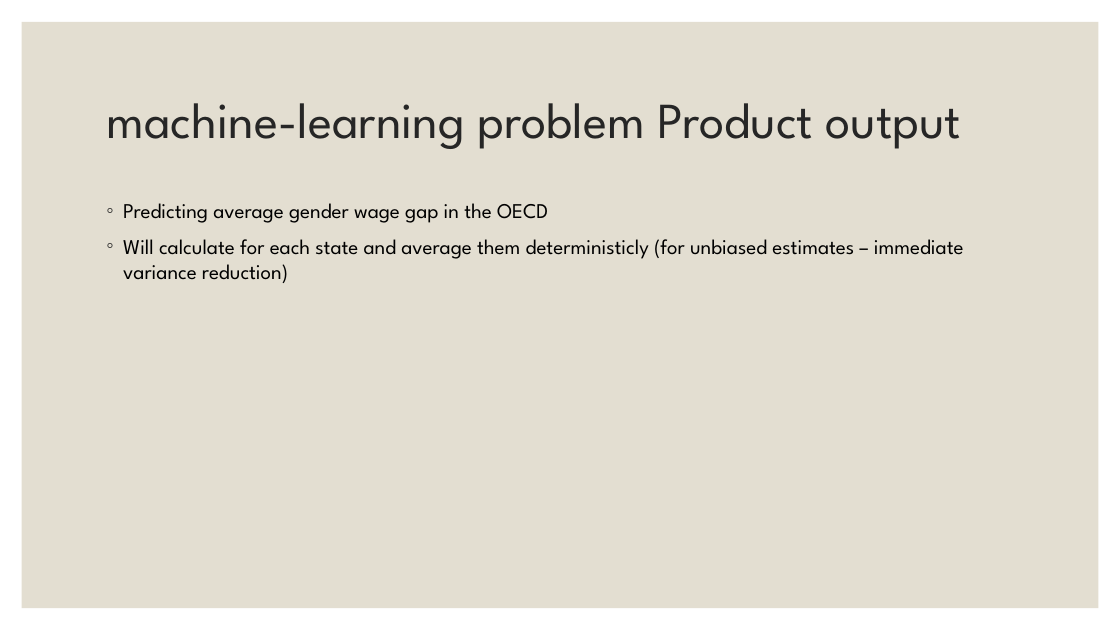
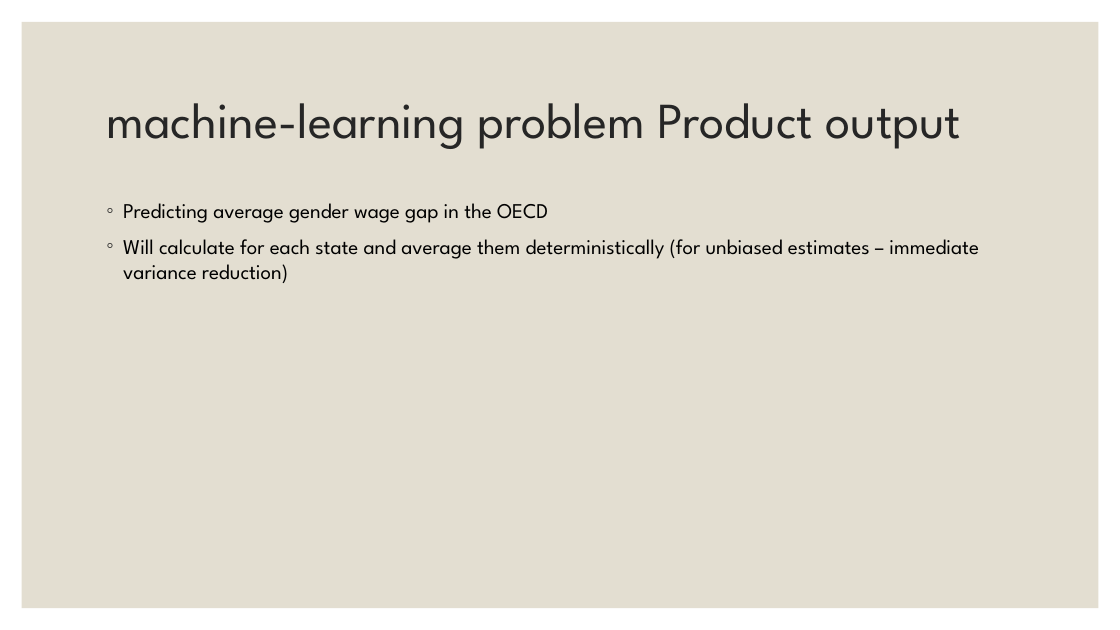
Before and after one commit to EylonSaadon/DataScienceWorkShop, a slide deck: slide 7 of Sallary gap predictionfrom Project Demo.pptx (slide 8 before the commit). Drawn at 1120x630 pixels with LibreOffice and Linux fonts; fonts in the diff are those of the drawing. Boxes give left, top, right and bottom in pixels: in the first picture for what was removed or moved away, otherwise in the second. Text is boxed around its words. In the diff, an @@ line names an element or a change of style, - is before the commit and + after.

```diff
--- a/Sallary gap predictionfrom Project Demo.pptx
+++ b/Sallary gap predictionfrom Project Demo.pptx
@@ text at [123,239,979,283]: text changed @@
-◦ Will calculate for each state and average them deterministicly (for unbiased estimates – immediate variance reduction)
+◦ Will calculate for each state and average them deterministically (for unbiased estimates – immediate variance reduction)
```
Also in this commit, not shown: 5 other slides changed, 1 slide added, 1 slide removed.
